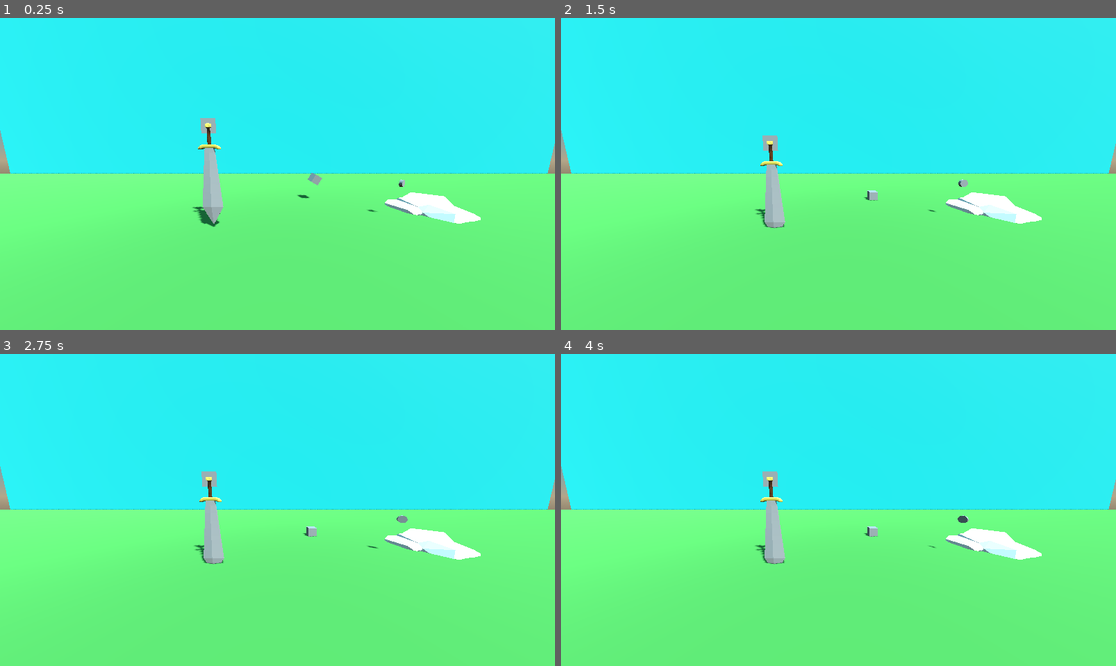
Above: before the commit, frames 1-4 (two rows, left to right).
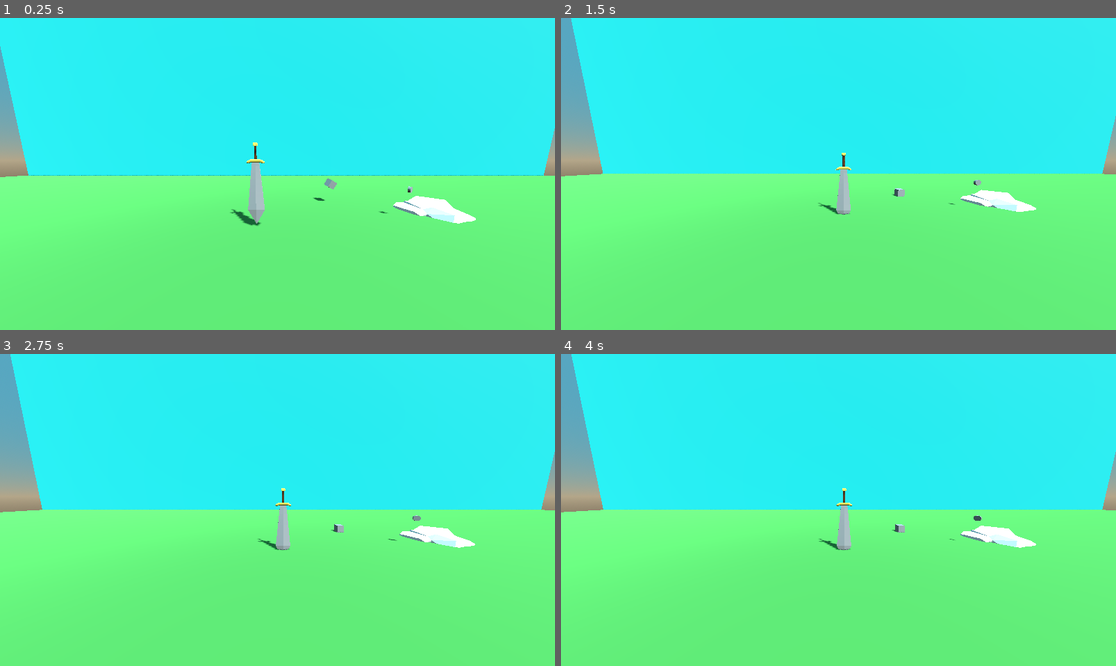
Above: after the commit, the same moments.

Repository: djoerres8/stabbing-over-it
Game: Godot game, scene res://scenes/scene1.tscn
The game is run twice, just before and just after one commit, with the same random seed, the same clock (stepped at 60 frames per second) and the same inputs.
Inputs (mouse positions are in pixels of both pictures, inside the frame that each line leads up to):
- Up to frame 1 (0.25 s): no input
- Up to frame 2 (1.5 s): tap Enter (ui_accept) at 0.5, 1.35 s; move the mouse to (960, 158) at 0.52 s; hold Right (ui_right) 0.53-1.28 s; hold Enter (ui_accept) 0.53-1.28 s; click (960, 158) at 0.67 s; move the mouse to (727, 189) at 1.27 s; hold Down (ui_down) from 1.28 s (still down); click (727, 189) at 1.42 s
- Up to frame 3 (2.75 s): tap Enter (ui_accept) at 1.52, 1.82 s; move the mouse to (333, 441) at 2.02 s; release Down (ui_down) at 2.03 s; hold Right (ui_right) from 2.03 s (still down); hold Enter (ui_accept) from 2.03 s (still down); click (333, 441) at 2.17 s
- Up to frame 4 (4 s): move the mouse to (810, 572) at 2.77 s; release Right (ui_right) at 2.78 s; release Enter (ui_accept) at 2.78 s; hold Up (ui_up) 2.78-3.53 s; tap Enter (ui_accept) at 2.85, 3.02, 3.32 s; click (810, 572) at 2.92 s; move the mouse to (1005, 556) at 3.52 s; hold Left (ui_left) from 3.53 s (still down); hold Enter (ui_accept) from 3.53 s (still down); click (1005, 556) at 3.67 s

The runs differ from the first frame. In frame 1, 3.8% of the frame differs, in the area x 0-100%, y 9-68%; in frame 2, 4.7%; in frame 3, 4.7%, in the area x 0-100%, y 0-68%; in frame 4, 4.7%.

Commit message:
wip

Diff:
--- a/scenes/scene1.tscn
+++ b/scenes/scene1.tscn
@@ -63,5 +63,5 @@
 [node name="Area3D - coin" parent="." instance=ExtResource("5_yculx")]
 transform = Transform3D(1, 0, 0, 0, 1, 0, 0, 0, 1, 9.70792, 3.09337, 2)
 
-[node name="Player2" parent="." instance=ExtResource("6_bvy0k")]
+[node name="stabbert" parent="." instance=ExtResource("6_bvy0k")]
 transform = Transform3D(1, 0, 0, 0, 1, 0, 0, 0, 1, -5.17067, 1.94874, 3.52537)
--- a/scenes/stabbert.tscn
+++ b/scenes/stabbert.tscn
@@ -1,6 +1,6 @@
-[gd_scene load_steps=13 format=4 uid="uid://c52mmlbh8e552"]
-
-[ext_resource type="Script" path="res://scripts/player_sword.gd" id="2_e5hh5"]
+[gd_scene load_steps=12 format=4 uid="uid://c52mmlbh8e552"]
+
+[ext_resource type="Script" path="res://scripts/stabbert.gd" id="1_n3x53"]
 
 [sub_resource type="PhysicsMaterial" id="PhysicsMaterial_7of3c"]
 friction = 0.6
@@ -130,8 +130,7 @@
 size = Vector3(0.215332, 1.06152, 0.164246)
 
 [sub_resource type="BoxShape3D" id="BoxShape3D_3kipt"]
-
-[sub_resource type="QuadMesh" id="QuadMesh_6n80t"]
+size = Vector3(15, 6, 1)
 
 [node name="Stabbert" type="RigidBody3D"]
 axis_lock_linear_z = true
@@ -139,7 +138,7 @@
 axis_lock_angular_y = true
 physics_material_override = SubResource("PhysicsMaterial_7of3c")
 center_of_mass_mode = 1
-script = ExtResource("2_e5hh5")
+script = ExtResource("1_n3x53")
 
 [node name="Camera_Controller" type="Node3D" parent="."]
 top_level = true
@@ -286,15 +285,10 @@
 transform = Transform3D(1, 0, 0, 0, 1, 0, 0, 0, 1, -0.00868648, 5.59313, 0)
 
 [node name="Area3D" type="Area3D" parent="Handle"]
-visible = false
 
 [node name="CollisionShape3D" type="CollisionShape3D" parent="Handle/Area3D"]
+transform = Transform3D(1, 0, 0, 0, 1, 0, 0, 0, 1, -1, -2.5, 0)
 shape = SubResource("BoxShape3D_3kipt")
 
-[node name="Scaler" type="Marker3D" parent="."]
-transform = Transform3D(1, 0, 0, 0, 1, 0, 0, 0, 1, 0, 5.60483, 0)
-
-[node name="MeshInstance3D" type="MeshInstance3D" parent="Scaler"]
-mesh = SubResource("QuadMesh_6n80t")
-
 [connection signal="input_event" from="." to="." method="_on_input_event"]
+[connection signal="input_event" from="Handle/Area3D" to="." method="_on_area_3d_input_event"]
--- a/scripts/scene1_test.gd
+++ b/scripts/scene1_test.gd
@@ -1,60 +1,58 @@
 extends Node3D
-
-var grabbed_object = null
-var grab_distance = 10
-var mouse = Vector2()
-const DIST = 1000 #Ray Max distance
-@onready var static_body_3d___floor: StaticBody3D = $"StaticBody3D - Floor"
-
-func _process(delta: float) -> void:
-	pass
-	if grabbed_object and grabbed_object != static_body_3d___floor:
-		if grabbed_object is RigidBody3D:
-			lift_item(grabbed_object,get_grab_position(),delta)
-		elif grabbed_object != static_body_3d___floor:
-			grabbed_object = null
-		else:
-			grabbed_object.position = get_grab_position()
-
-func _input(event: InputEvent) -> void:
-	pass
-	if event is InputEventMouseMotion:
-		mouse = event.position
-	if event is InputEventMouseButton:
-		if event.pressed == false and event.button_index == MOUSE_BUTTON_LEFT:
-			get_mouse_world_pos(mouse)
-		elif event.pressed == false and event.button_index == MOUSE_BUTTON_RIGHT:
-			grabbed_object = null
-
-func get_mouse_world_pos(mouse:Vector2):
-	pass
-	#The physics state of the world
-	var space = get_world_3d().direct_space_state
-	#start and end world positions for the ray
-	var start = get_viewport().get_camera_3d().project_ray_origin(mouse)
-	var end = get_viewport().get_camera_3d().project_position(mouse,DIST)
-	#Params for 3D raycast
-	#Alt var params = PhysicsRayQueryParameters3D.create(start,end)
-	var params = PhysicsRayQueryParameters3D.new()
-	params.from = start
-	params.to = end
-	#cast the ray using the space and return the results as a Dictionary
-	var result = space.intersect_ray(params)
-	if result.is_empty() == false:
-		grabbed_object = result.collider
-
-#Get the position in the world you want to object to follow
-func get_grab_position():
-	pass
-	return get_viewport().get_camera_3d().project_position(mouse,grab_distance)
-
-func lift_item(item:RigidBody3D,target_position:Vector3,delta):
-	pass
-		#attach to objects to move
-	var I = 500.0 #influence #export to make adjustable
-	var S = 20.0 #stiffness #export to make adjustable
-	var P = target_position - item.global_position
-	var M = item.mass
-	var V = item.linear_velocity
-	var impulse = (I*P) - (S*M*V)
-	item.apply_central_impulse(impulse * delta)
+#
+#var grabbed_object = null
+#var grab_distance = 10
+#var mouse = Vector2()
+#@onready var stabbert: Node3D = $stabbert/Handle
+#
+#
+#const DIST = 1000 #Ray Max distance
+#@onready var static_body_3d___floor: StaticBody3D = $"StaticBody3D - Floor"
+#
+#func _process(delta: float) -> void:
+	#if grabbed_object and grabbed_object != static_body_3d___floor:
+		#if grabbed_object == stabbert:
+			#lift_item(grabbed_object,get_grab_position(),delta)
+		#elif grabbed_object != static_body_3d___floor:
+			#grabbed_object = null
+		#else:
+			#grabbed_object.position = get_grab_position()
+#
+#func _input(event: InputEvent) -> void:
+	#if event is InputEventMouseMotion:
+		#mouse = event.position
+	#if event is InputEventMouseButton:
+		#if event.pressed == false and event.button_index == MOUSE_BUTTON_LEFT:
+			#get_mouse_world_pos(mouse)
+		#elif event.pressed == false and event.button_index == MOUSE_BUTTON_RIGHT:
+			#grabbed_object = null
+#
+#func get_mouse_world_pos(mouse:Vector2):
+	##The physics state of the world
+	#var space = get_world_3d().direct_space_state
+	##start and end world positions for the ray
+	#var start = get_viewport().get_camera_3d().project_ray_origin(mouse)
+	#var end = get_viewport().get_camera_3d().project_position(mouse,DIST)
+	##Params for 3D raycast
+	##Alt var params = PhysicsRayQueryParameters3D.create(start,end)
+	#var params = PhysicsRayQueryParameters3D.new()
+	#params.from = start
+	#params.to = end
+	##cast the ray using the space and return the results as a Dictionary
+	#var result = space.intersect_ray(params)
+	#if result.is_empty() == false:
+		#grabbed_object = result.collider
+#
+##Get the position in the world you want to object to follow
+#func get_grab_position():
+	#return get_viewport().get_camera_3d().project_position(mouse,grab_distance)
+#
+#func lift_item(item:RigidBody3D,target_position:Vector3,delta):
+		##attach to objects to move
+	#var I = 500.0 #influence #export to make adjustable
+	#var S = 20.0 #stiffness #export to make adjustable
+	#var P = target_position - item.global_position
+	#var M = item.mass
+	#var V = item.linear_velocity
+	#var impulse = (I*P) - (S*M*V)
+	#item.apply_central_impulse(impulse * delta)
--- a/scripts/stabbert.gd
+++ b/scripts/stabbert.gd
@@ -4,6 +4,7 @@
 # Called when the node enters the scene tree for the first time.
 func _ready() -> void:
 	$Skeleton3D/SkeletonIK3D.start()
+
 
 
 #const SPEED = 5.0 #movement
@@ -14,53 +15,76 @@
 var jump_velocity = 0
 var is_space_held = true
 
+const MAX_SPEED = 8
+const ACCELERATION = 5
+
 var selected : bool = false
 var velocity : Vector3
 var speed : Vector3
-var distance : float
-var direction : Vector3
+var start_position : Vector3
+var end_position : Vector3
 
 
 func _physics_process(delta: float) -> void:
-
-	# Check if the spacebar is held down
-	if Input.is_action_pressed("ui_accept"):
-		is_space_held = true
-		if jump_velocity < JUMP_MAX:
-			jump_velocity += JUMP_ACCELERATION * delta
-			print("charging jump to: " + str(jump_velocity))
-
-	# Check if the spacebar is released
-	elif is_space_held and Input.is_action_just_released("ui_accept"):
-		is_space_held = false
-		# Execute the jump or apply the velocity
-		#velocity.y = jump_velocity
-		jump_velocity = 0.0 # Reset the jump velocity for the next jump
-
-	# Get the input direction and handle the movement/deceleration.
-	# As good practice, you should replace UI actions with custom gameplay actions.
-	var input_dir := Input.get_vector("ui_left", "ui_right", "", "")
-	var direction := (transform.basis * Vector3(input_dir.x, 0, 0)).normalized()
-
-	#if direction:
-		#velocity.x = direction.x * SPEED
-	#else:
-		#velocity.x = move_toward(velocity.x, 0, SPEED)
-
-	  # Handle rotation using up and down keys
-	if Input.is_action_pressed("ui_up"):
-		rotation.z -= ROTATION_SPEED * delta
-	elif Input.is_action_pressed("ui_down"):
-		rotation.z += ROTATION_SPEED * delta
-
-	#apply movement
-	#velocity.z = move_toward(velocity.z, 0, SPEED) # Optional if you want deceleration along the Z-axis
-	#move_and_slide()
-
 	#Make camera controller match position of self
 	$Camera_Controller.position = lerp($Camera_Controller.position, position, .05)
 
+#if event is InputEventMouseMotion:
+		#mouse = event.position
+	#if event is InputEventMouseButton:
+		#if event.pressed == false and event.button_index == MOUSE_BUTTON_LEFT:
+			#get_mouse_world_pos(mouse)
+		#elif event.pressed == false and event.button_index == MOUSE_BUTTON_RIGHT:
+			#grabbed_object = null
 
-func _on_input_event(camera: Node, event: InputEvent, event_position: Vector3, normal: Vector3, shape_idx: int) -> void:
-	if event.is_action_pressed("left_mb"):
-		selected = true
+func _on_Area_input_event(camera: Node, event: InputEvent, event_position: Vector3, normal: Vector3, shape_idx: int) -> void:
+	pass
+
+#func _input(event: InputEvent) -> void:
+	#print("event2")
+	#if event.is_action_released("click") and event.button_index == MOUSE_BUTTON_LEFT:
+		#print("left MB released")
+		#if selected:
+			##calculate the speed
+			#speed = - (direction * distance * ACCELERATION).limit_length(MAX_SPEED)
+			#
+			#shoot(speed)
+			#print("shoot")
+		#selected = false
+
+
+func shoot(vector:Vector3)->void:
+	velocity = Vector3(vector.x, vector.y, 0)
+
+	self.apply_impulse(velocity)
+
+
+
+
+
+func _on_area_3d_input_event(camera: Node, event: InputEvent, event_position: Vector3, normal: Vector3, shape_idx: int) -> void:
+
+	#isten for mouse buttons
+	if event is InputEventMouseButton:
+
+		if event.is_pressed() and event.button_index == MOUSE_BUTTON_LEFT:
+			selected = true
+			start_position = event_position # Store the mouse start position
+			print("Mouse pressed at position:", start_position)
+
+		elif event.is_released() and event.button_index == MOUSE_BUTTON_LEFT and selected:
+			end_position = event_position # Store the mouse release position
+			print("Mouse released at position:", end_position)
+
+			# Calculate direction and distance
+			var direction = (end_position - start_position).normalized()
+			var distance = (end_position - start_position).length()
+
+			# Calculate speed
+			var speed = direction * distance * ACCELERATION
+			speed = speed.limit_length(MAX_SPEED)
+
+			# Shoot
+			shoot(speed)
+			print("Shoot with speed:", speed)
+			selected = false
